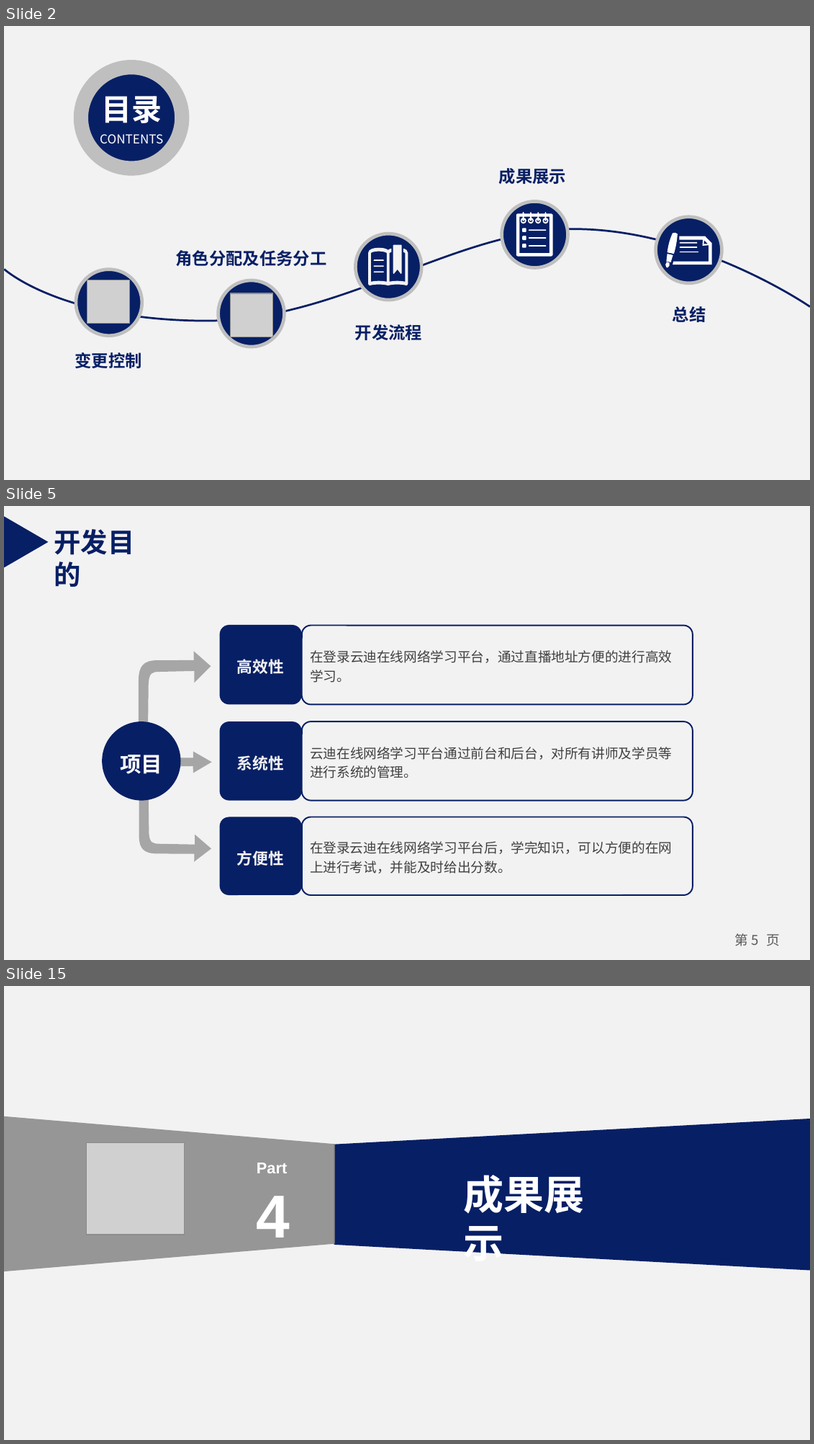
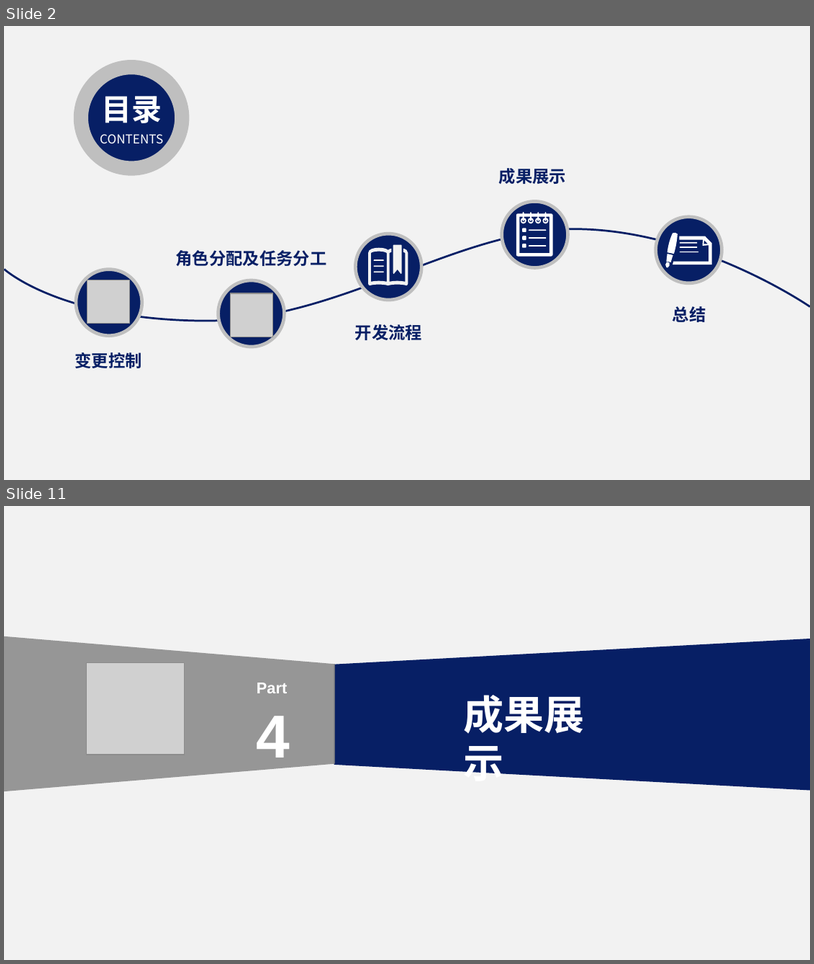
Before and after one commit to NillsWang/OlineEducationSys, a slide deck: practical_exloir/精化阶段/8组 阶段评审 刘杰 .pptx. Shown one above the other, each under a label of ours: slides 2, 5 and 15 before the commit, slides 2 and 11 after it; the slides between them are not shown. The pictures are 814x1444 and 814x964 pixels, drawn with LibreOffice and Linux fonts; fonts in the diff are those of the drawing; grey boxes stand for pictures. Boxes give left, top, right and bottom in pixels: in the first picture for what was removed or moved away, otherwise in the second. Text is boxed around its words. In the diff, an @@ line names an element or a change of style, - is before the commit and + after.

```diff
--- a/practical_exloir/精化阶段/8组 阶段评审 刘杰 .pptx
+++ b/practical_exloir/精化阶段/8组 阶段评审 刘杰 .pptx
@@ slide 5 removed at [4,506,810,960], background #F2F2F2 @@
@@ triangle removed at [5,516,49,568] @@
@@ text removed at [54,529,135,587] @@
-开发目的
@@ rounded rectangle removed at [220,625,302,705] @@
-高效性
@@ rounded rectangle removed at [301,626,692,705] @@
-在登录云迪在线网络学习平台，通过直播地址方便的进行高效学习。
@@ freeform shape removed at [139,651,211,767] @@
@@ ellipse removed at [103,721,181,800] @@
-项目
@@ rounded rectangle removed at [220,721,302,800] @@
-系统性
@@ rounded rectangle removed at [301,721,692,800] @@
-云迪在线网络学习平台通过前台和后台，对所有讲师及学员等进行系统的管理。
@@ freeform shape removed at [126,751,212,773] @@
@@ freeform shape removed at [139,761,212,862] @@
@@ rounded rectangle removed at [220,816,302,895] @@
-方便性
@@ rounded rectangle removed at [301,816,692,895] @@
-在登录云迪在线网络学习平台后，学完知识，可以方便的在网上进行考试，并能及时给出分数。
@@ page number removed at [736,933,780,946] @@
-第 5 页
@@ what was slide 15 is now slide 11 @@
```
Also in this commit, not shown: 9 slides changed, 4 slides added, 7 other slides removed, 1 other file.
